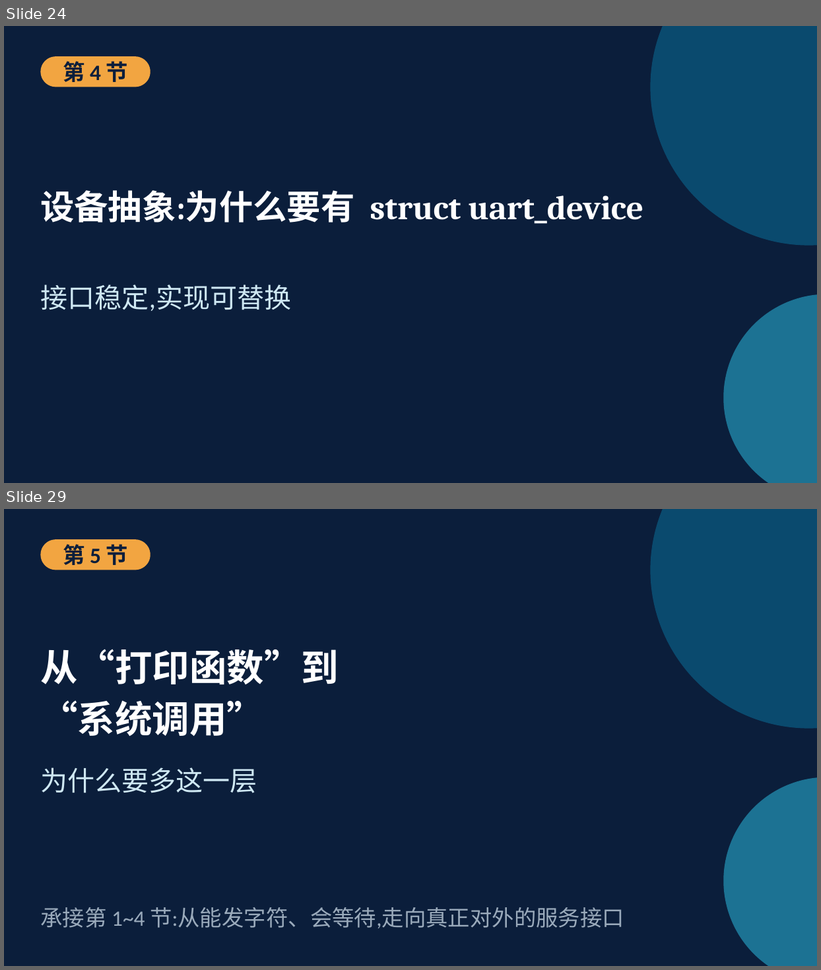
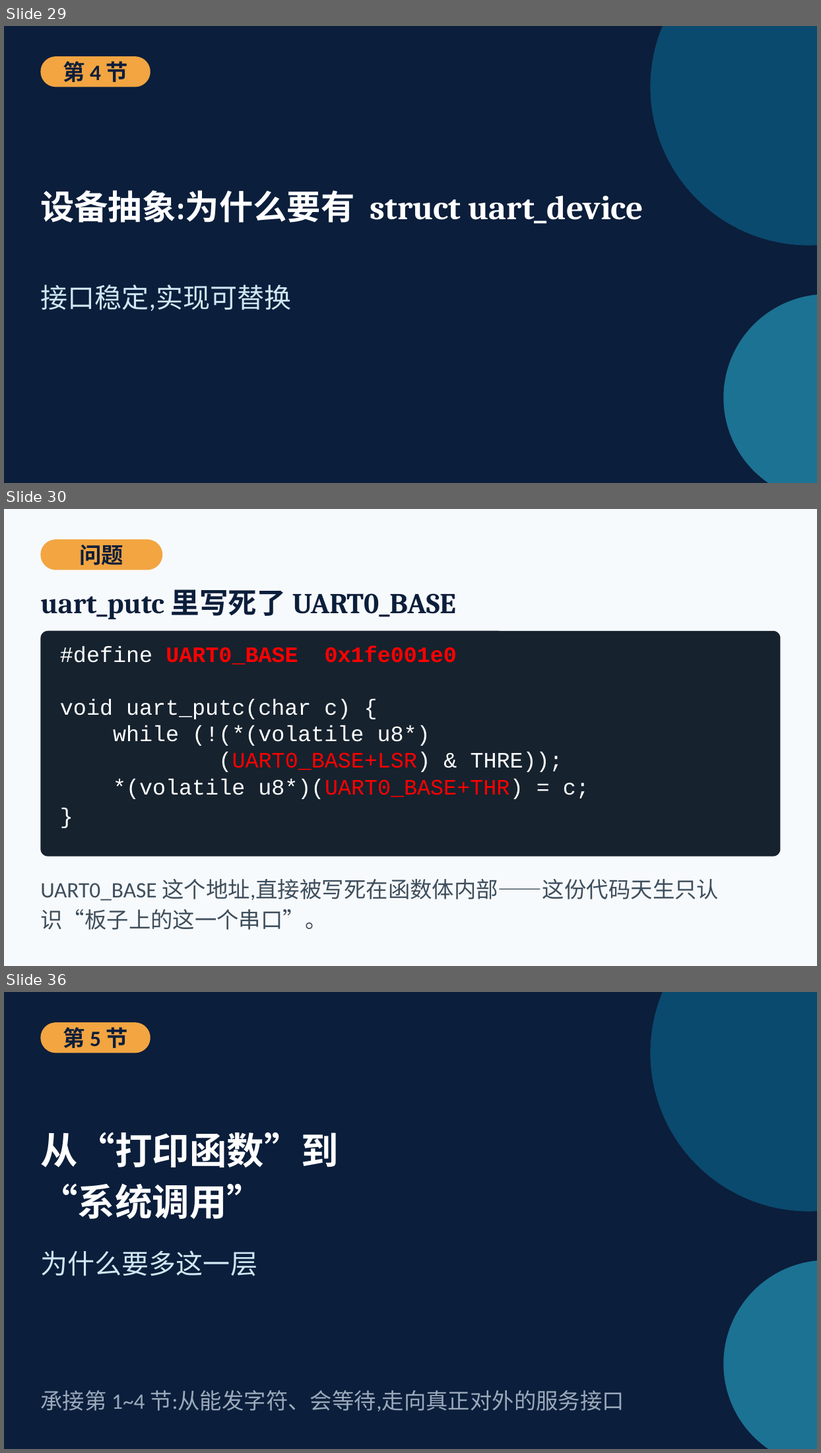
Before and after one commit to cxi218447-byte/miniOS, a slide deck: docs/08/第08次课_UART驱动与sys_write教材PPT.pptx. Shown one above the other, each under a label of ours: slides 24 and 29 before the commit, slides 29, 30 and 36 after it; the slides between them are not shown. The pictures are 821x970 and 821x1453 pixels, drawn with LibreOffice and Linux fonts; fonts in the diff are those of the drawing. Boxes give left, top, right and bottom in pixels: in the first picture for what was removed or moved away, otherwise in the second. Text is boxed around its words. In the diff, an @@ line names an element or a change of style, - is before the commit and + after.

```diff
--- a/docs/08/第08次课_UART驱动与sys_write教材PPT.pptx
+++ b/docs/08/第08次课_UART驱动与sys_write教材PPT.pptx
@@ slide 30 added at (4, 509, 817, 966), background #F7FAFC @@
@@ rounded rectangle added at (40, 539, 162, 570), fill #F2A541 @@
@@ text added at (79, 545, 123, 565), 26 pt, text #0B1E3B, bold @@
+问题
@@ text added at (40, 590, 456, 620), 34 pt, text #0B1E3B, bold @@
+uart_putc 里写死了 UART0_BASE
@@ rounded rectangle added at (40, 631, 781, 857), fill #16222E @@
@@ text added at (60, 646, 589, 799), 26 pt, text #FFFFFF @@
+#define UART0_BASE 0x1fe001e0
+void uart_putc(char c) {
+while (!(*(volatile u8*)
+(UART0_BASE+LSR) & THRE));
+*(volatile u8*)(UART0_BASE+THR) = c;
+}
@@ text added at (40, 879, 719, 930), 26 pt, text #3E4E5C @@
+UART0_BASE 这个地址,直接被写死在函数体内部——这份代码天生只认识“板子上的这一个串口”。
@@ what was slide 24 is now slide 29 @@
@@ what was slide 29 is now slide 36 @@
```
Also in this commit, not shown: 7 slides changed, 9 other slides added, 4 slides removed, 3 other files.
